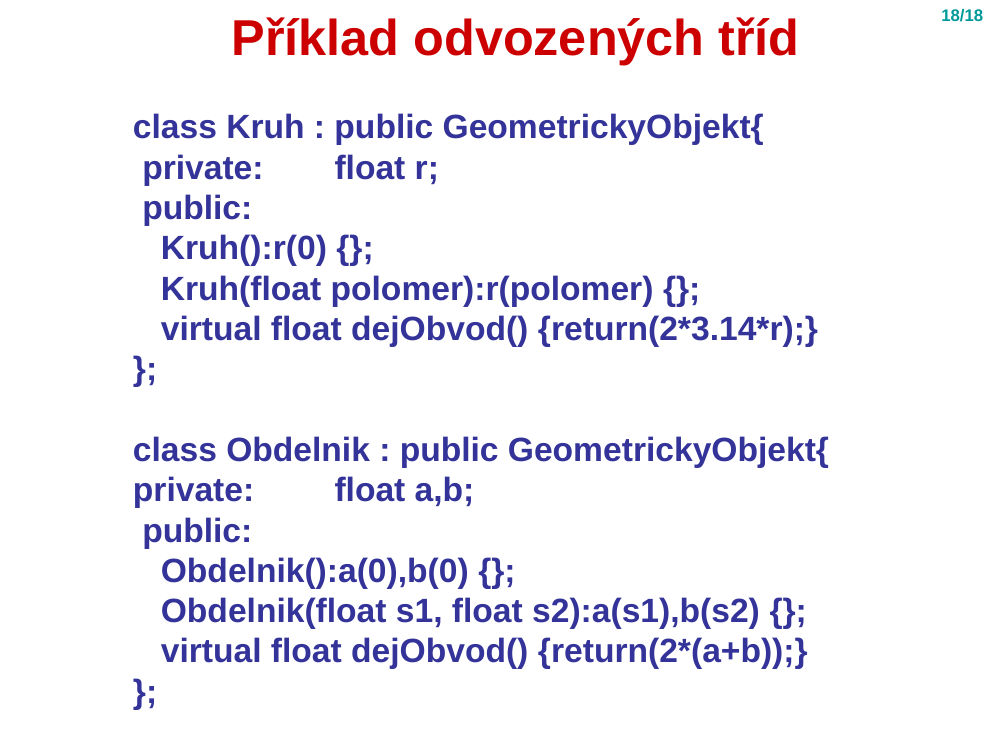
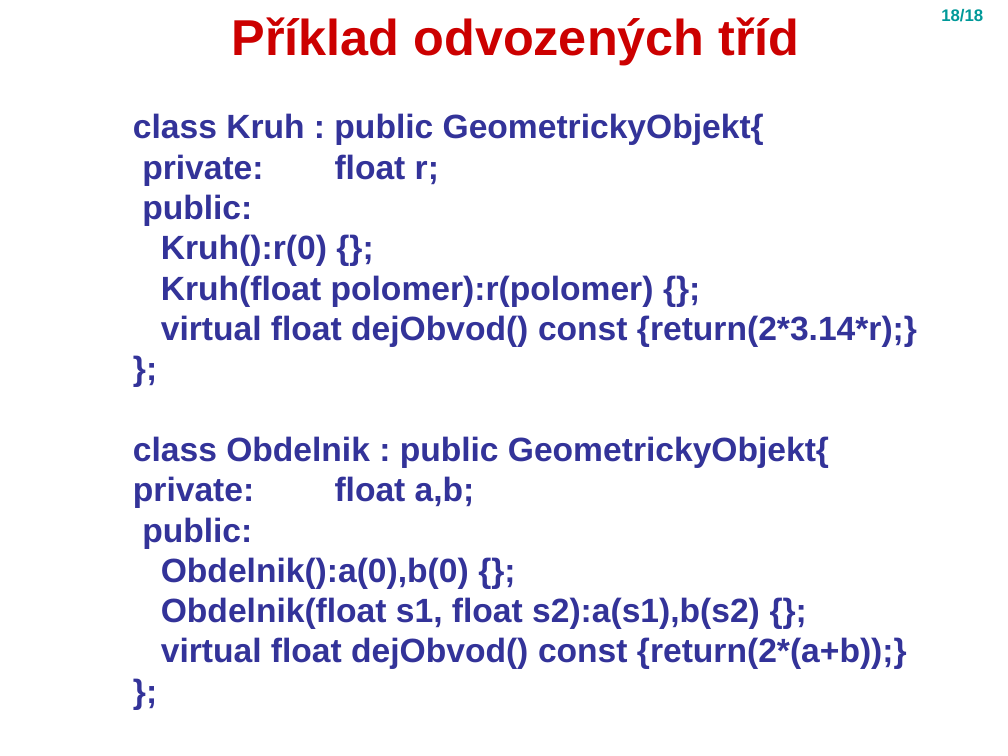
Before and after one commit to PavelPokornyCZ/Vyuka_AP5PC, a slide deck: slide 18 of Tyden_08/Polymorfismus.ppt. Drawn at 1008x756 pixels with LibreOffice and Linux fonts; fonts in the diff are those of the drawing. Boxes give left, top, right and bottom in pixels: in the first picture for what was removed or moved away, otherwise in the second. Text is boxed around its words. In the diff, an @@ line names an element or a change of style, - is before the commit and + after.

```diff
--- a/Tyden_08/Polymorfismus.ppt
+++ b/Tyden_08/Polymorfismus.ppt
@@ text at (161, 315, 917, 347): text changed @@
-virtual float dejObvod() {return(2*3.14*r);}
+virtual float dejObvod() const {return(2*3.14*r);}
@@ text at (161, 637, 907, 669): text changed @@
-virtual float dejObvod() {return(2*(a+b));}
+virtual float dejObvod() const {return(2*(a+b));}
```
Also in this commit, not shown: 2 other slides changed.
